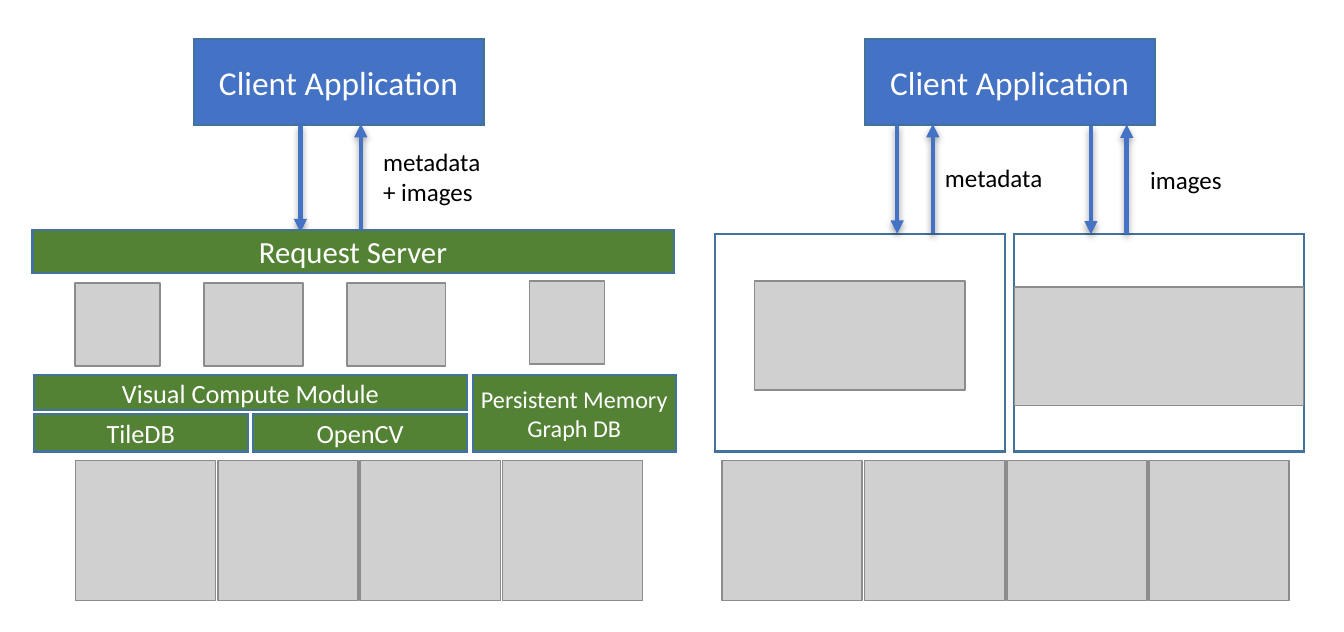
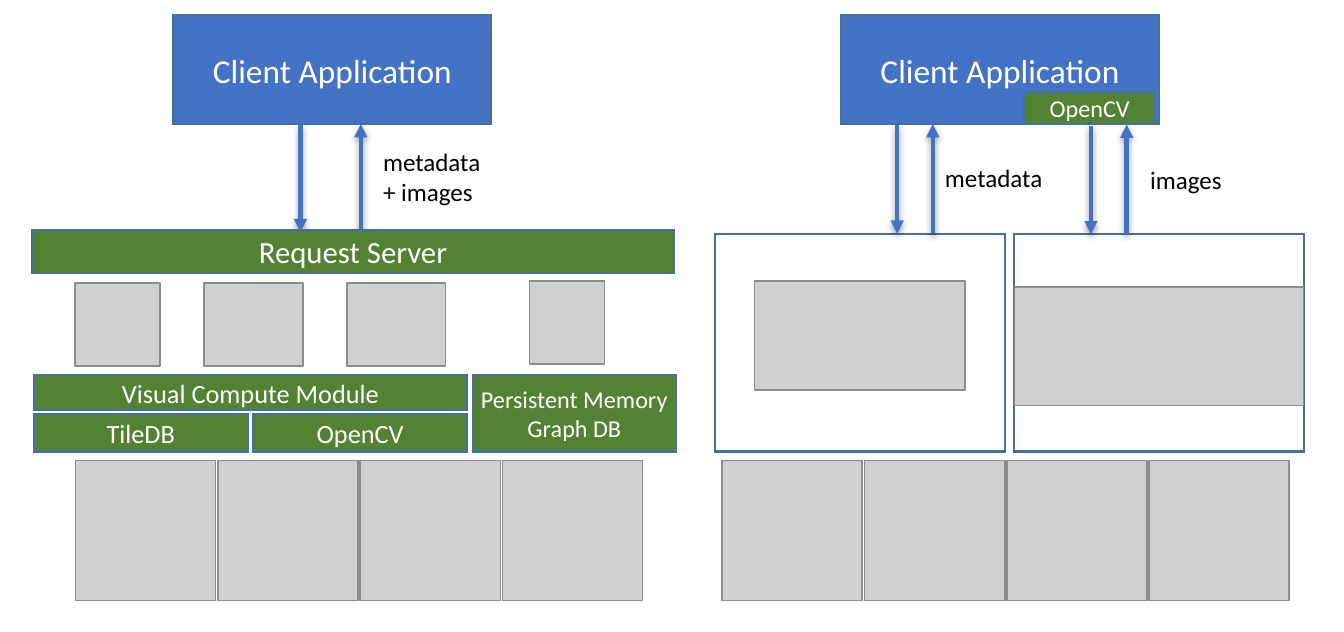
Before and after one commit to luisremis/visual_storm, a slide deck: slide 1 of yfcc100m/paper/vldb2020/figures/comparison_system.pptx. Drawn at 1344x632 pixels with LibreOffice and Linux fonts; fonts in the diff are those of the drawing; grey boxes stand for pictures. Boxes give left, top, right and bottom in pixels: in the first picture for what was removed or moved away, otherwise in the second. Text is boxed around its words. In the diff, an @@ line names an element or a change of style, - is before the commit and + after.

```diff
--- a/yfcc100m/paper/vldb2020/figures/comparison_system.pptx
+++ b/yfcc100m/paper/vldb2020/figures/comparison_system.pptx
@@ rectangle "Client Application": place and size @@
-rectangle "Client Application" at (193, 40, 482, 125)
+rectangle "Client Application" at (174, 16, 492, 125)
@@ rectangle "Client Application": place and size @@
-rectangle "Client Application" at (865, 40, 1154, 125)
+rectangle "Client Application" at (841, 16, 1159, 125)
@@ rectangle added at (1025, 92, 1156, 123), fill #548235, outline #43739E 1 pt, 11 pt, text #FFFFFF @@
+OpenCV
```
Also in this commit, not shown: 8 other files.
